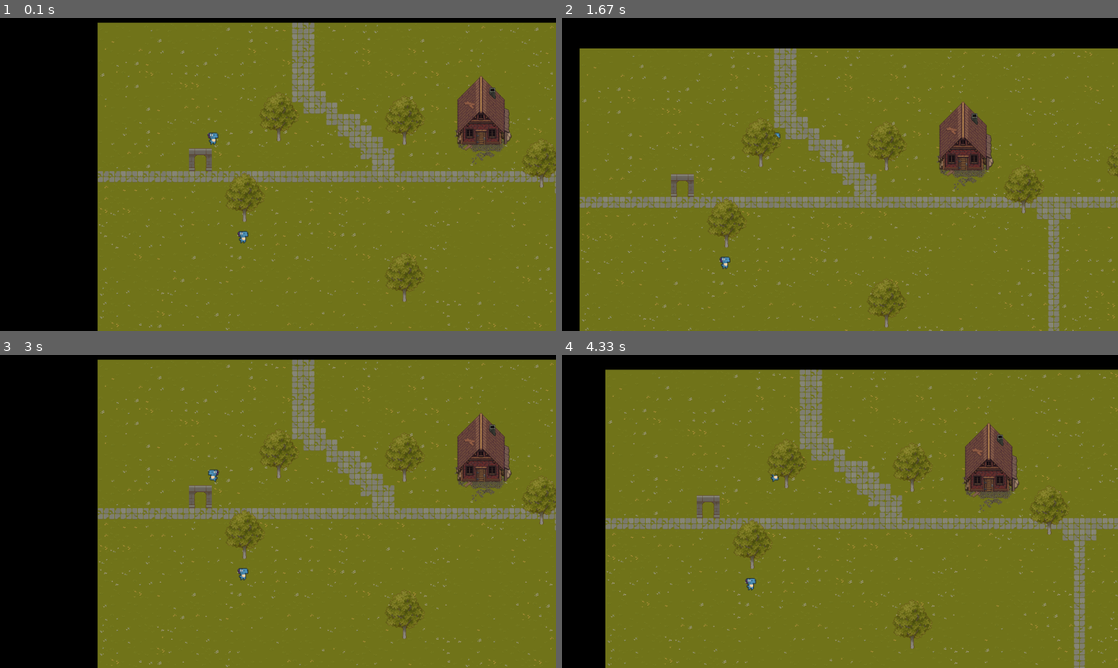
Above: before the commit, frames 1-4 (two rows, left to right).
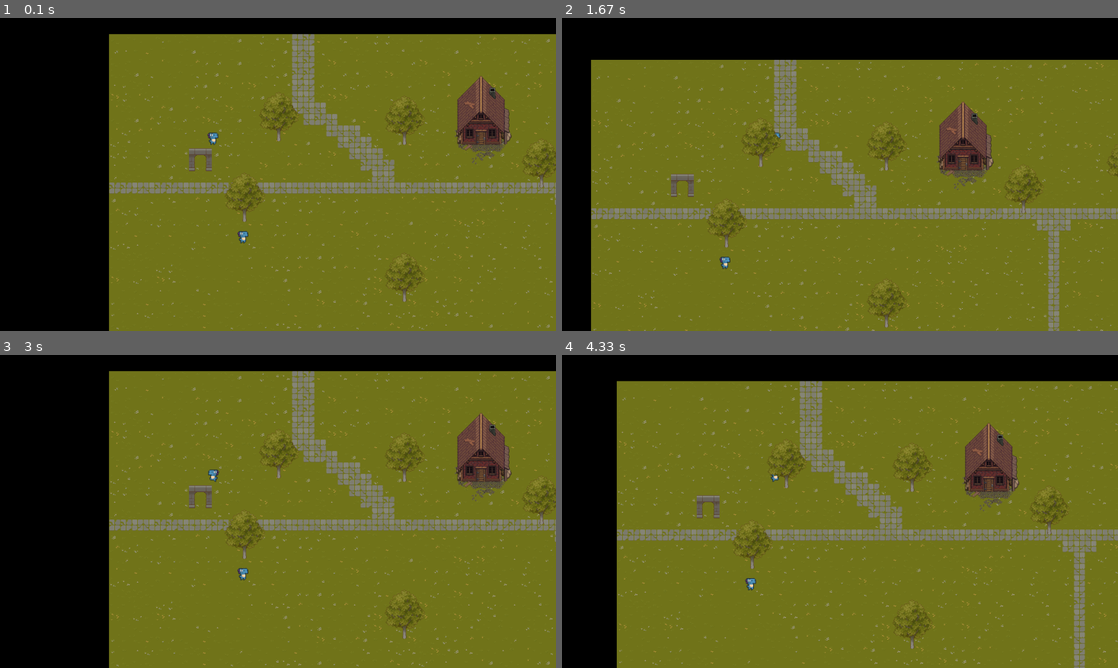
Above: after the commit, the same moments.

Repository: Daniel-343/Pygame_project
Game: pygame game, started from main.py
The game is run twice, just before and just after one commit, with the same random seed, the same clock (stepped at 60 frames per second) and the same inputs.
Inputs:
- Up to frame 1 (0.1 s): no input
- Up to frame 2 (1.67 s): hold Right 0.33-0.8 s; hold Up 0.83-1.13 s; hold Right 1.17-1.63 s
- Up to frame 3 (3 s): hold Left 1.67-2.2 s; hold Down 2.23-2.53 s; hold Left 2.57-2.97 s
- Up to frame 4 (4.33 s): hold Up 3-3.37 s; hold Right 3.4-4.03 s; hold Down from 4.07 s (still down)

The runs differ from the first frame. In frame 1, 12% of the frame differs, in the area x 17-100%, y 1-100%; in frame 2, 13%; in frame 3, 12%; in frame 4, 13%, in the area x 7-100%, y 4-100%.

Commit message:
refactor routes

Diff:
--- a/game_data/RouteProvider.py
+++ b/game_data/RouteProvider.py
@@ -2,6 +2,5 @@
 
 
 def get_route_by_name(route_name, object_type):
-    print(route_name, object_type)
     with open("game_data/routes.json", 'r') as file:
         return json.load(file)["routeData"][object_type][route_name]
--- a/game_data/map_data/main_map.json
+++ b/game_data/map_data/main_map.json
@@ -1,44 +1,46 @@
 {
   "map_layout": [
-    "gggggggggggggggggssggggggggggggggggggggggggggggggggggggggggggggg",
-    "gggggggggggggggggssggggggggggggggggggggggggggggggggggggggggggggg",
-    "gggggggggggggggggssggggggggggggggggggggggggggggggggggggggggggggg",
-    "gggggggggggggggggssggggggggggggggggggggggggggggggggggggggggggggg",
-    "gggggggggggggggggssggggggggggggggggggggggggggggggggggggggggggggg",
-    "gggggggggggggggggssggggggggggggggggggggggggggggggggggggggggggggg",
-    "gggggggggggggggggsssgggggggggggggggggggggggggggggggggggggggggggg",
-    "ggggggggggggggggggsssggggggggggggggggggggggggggggggggggggggggggg",
-    "ggggggggggggggggggggsssggggggggggggggggggggggggggggggggggggggggg",
-    "gggggggggggggggggggggsssgggggggggggggggggggggggggggggggggggggggg",
-    "ggggggggggggggggggggggsssggggggggggggggggggggggggggggggggggggggg",
-    "gggggggggggggggggggggggsssgggggggggggggggggggggggggggggggggggggg",
-    "ggggggggggggggggggggggggssgggggggggggggggggggggggggggggggggggggg",
-    "ssssssssssssssssssssssssssssssssssssssssssssssssssssssssssssssss",
-    "ggggggggggggggggggggggggggggggggggggggggsssggggggggggggggggggggg",
-    "gggggggggggggggggggggggggggggggggggggggggsgggggggggggggggggggggg",
-    "gggggggggggggggggggggggggggggggggggggggggsgggggggggggggggggggggg",
-    "gggggggggggggggggggggggggggggggggggggggggsgggggggggggggggggggggg",
-    "gggggggggggggggggggggggggggggggggggggggggsgggggggggggggggggggggg",
-    "gggggggggggggggggggggggggggggggggggggggggsgggggggggggggggggggggg",
-    "gggggggggggggggggggggggggggggggggggggggggsgggggggggggggggggggggg",
-    "gggggggggggggggggggggggggggggggggggggggggsgggggggggggggggggggggg",
-    "gggggggggggggggggggggggggggggggggggggggggsgggggggggggggggggggggg",
-    "gggggggggggggggggggggggggggggggggggggggggsgggggggggggggggggggggg",
-    "gggggggggggggggggggggggggggggggggggggggggsgggggggggggggggggggggg",
-    "gggggggggggggggggggggggggggggggggggggggggsgggggggggggggggggggggg",
-    "gggggggggggggggggggggggggggggggggggggggggsgggggggggggggggggggggg",
-    "gggggggggggggggggggggggggggggggggggggggggsgggggggggggggggggggggg",
-    "gggggggggggggggggggggggggggggggggggggggggsgggggggggggggggggggggg",
-    "gggggggggggggggggggggggggggggggggggggggggsgggggggggggggggggggggg",
-    "gggggggggggggggggggggggggggggggggggggggggsgggggggggggggggggggggg",
-    "gggggggggggggggggggggggggggggggggggggggggsgggggggggggggggggggggg",
-    "gggggggggggggggggggggggggggggggggggggggggsgggggggggggggggggggggg",
-    "gggggggggggggggggggggggggggggggggggggggggsgggggggggggggggggggggg",
-    "gggggggggggggggggggggggggggggggggggggggggsgggggggggggggggggggggg",
-    "gggggggggggggggggggggggggggggggggggggggggsgggggggggggggggggggggg",
-    "gggggggggggggggggggggggggggggggggggggggggsgggggggggggggggggggggg",
-    "gggggggggggggggggggggggggggggggggggggggggsgggggggggggggggggggggg",
-    "gggggggggggggggggggggggggggggggggggggggggsgggggggggggggggggggggg",
-    "gggggggggggggggggggggggggggggggggggggggggsgggggggggggggggggggggg"
+    "bbbbbbbbbbbbbbbbbbbbbbbbbbbbbbbbbbbbbbbbbbbbbbbbbbbbbbbbbbbbbbbb",
+    "bggggggggggggggggssggggggggggggggggggggggggggggggggggggggggggggb",
+    "bggggggggggggggggssggggggggggggggggggggggggggggggggggggggggggggb",
+    "bggggggggggggggggssggggggggggggggggggggggggggggggggggggggggggggb",
+    "bggggggggggggggggssggggggggggggggggggggggggggggggggggggggggggggb",
+    "bggggggggggggggggssggggggggggggggggggggggggggggggggggggggggggggb",
+    "bggggggggggggggggssggggggggggggggggggggggggggggggggggggggggggggb",
+    "bggggggggggggggggsssgggggggggggggggggggggggggggggggggggggggggggb",
+    "bgggggggggggggggggsssggggggggggggggggggggggggggggggggggggggggggb",
+    "bgggggggggggggggggggsssggggggggggggggggggggggggggggggggggggggggb",
+    "bggggggggggggggggggggsssgggggggggggggggggggggggggggggggggggggggb",
+    "bgggggggggggggggggggggsssggggggggggggggggggggggggggggggggggggggb",
+    "bggggggggggggggggggggggsssgggggggggggggggggggggggggggggggggggggb",
+    "bgggggggggggggggggggggggssgggggggggggggggggggggggggggggggggggggb",
+    "bssssssssssssssssssssssssssssssssssssssssssssssssssssssssssssssb",
+    "bgggggggggggggggggggggggggggggggggggggggsssggggggggggggggggggggb",
+    "bggggggggggggggggggggggggggggggggggggggggsgggggggggggggggggggggb",
+    "bggggggggggggggggggggggggggggggggggggggggsgggggggggggggggggggggb",
+    "bggggggggggggggggggggggggggggggggggggggggsgggggggggggggggggggggb",
+    "bggggggggggggggggggggggggggggggggggggggggsgggggggggggggggggggggb",
+    "bggggggggggggggggggggggggggggggggggggggggsgggggggggggggggggggggb",
+    "bggggggggggggggggggggggggggggggggggggggggsgggggggggggggggggggggb",
+    "bggggggggggggggggggggggggggggggggggggggggsgggggggggggggggggggggb",
+    "bggggggggggggggggggggggggggggggggggggggggsgggggggggggggggggggggb",
+    "bggggggggggggggggggggggggggggggggggggggggsgggggggggggggggggggggb",
+    "bggggggggggggggggggggggggggggggggggggggggsgggggggggggggggggggggb",
+    "bggggggggggggggggggggggggggggggggggggggggsgggggggggggggggggggggb",
+    "bggggggggggggggggggggggggggggggggggggggggsgggggggggggggggggggggb",
+    "bggggggggggggggggggggggggggggggggggggggggsgggggggggggggggggggggb",
+    "bggggggggggggggggggggggggggggggggggggggggsgggggggggggggggggggggb",
+    "bggggggggggggggggggggggggggggggggggggggggsgggggggggggggggggggggb",
+    "bggggggggggggggggggggggggggggggggggggggggsgggggggggggggggggggggb",
+    "bggggggggggggggggggggggggggggggggggggggggsgggggggggggggggggggggb",
+    "bggggggggggggggggggggggggggggggggggggggggsgggggggggggggggggggggb",
+    "bggggggggggggggggggggggggggggggggggggggggsgggggggggggggggggggggb",
+    "bggggggggggggggggggggggggggggggggggggggggsgggggggggggggggggggggb",
+    "bggggggggggggggggggggggggggggggggggggggggsgggggggggggggggggggggb",
+    "bggggggggggggggggggggggggggggggggggggggggsgggggggggggggggggggggb",
+    "bggggggggggggggggggggggggggggggggggggggggsgggggggggggggggggggggb",
+    "bggggggggggggggggggggggggggggggggggggggggsgggggggggggggggggggggb",
+    "bggggggggggggggggggggggggggggggggggggggggsgggggggggggggggggggggb",
+    "bbbbbbbbbbbbbbbbbbbbbbbbbbbbbbbbbbbbbbbbbbbbbbbbbbbbbbbbbbbbbbbb"
   ]
 }
--- a/game_data/object_data/sprites/player.json
+++ b/game_data/object_data/sprites/player.json
@@ -1,6 +1,6 @@
 {
   "spriteData": {
-    "sheet": "resources/DinoSprites - doux.png",
+    "sheet": "assets/DinoSprites - doux.png",
     "speed": 2,
     "collision_areas": [
       {
--- a/game_data/object_data/structures/house.json
+++ b/game_data/object_data/structures/house.json
@@ -1,7 +1,7 @@
 {
   "structureData": {
     "name": "house",
-    "sheet": "resources/houses.png",
+    "sheet": "assets/houses.png",
     "width": 160,
     "height": 256,
     "x_frame": 0,
--- a/game_data/object_data/structures/stone_arch.json
+++ b/game_data/object_data/structures/stone_arch.json
@@ -1,7 +1,7 @@
 {
   "structureData": {
     "name": "stone arch",
-    "sheet": "resources/stone_structure_tileset.png",
+    "sheet": "assets/stone_structure_tileset.png",
     "width": 64,
     "height": 64,
     "x_frame": 0,
--- a/game_data/object_data/structures/tree.json
+++ b/game_data/object_data/structures/tree.json
@@ -1,7 +1,7 @@
 {
   "structureData": {
     "name": "tree",
-    "sheet": "resources/plant_tileset.png",
+    "sheet": "assets/plant_tileset.png",
     "width": 116,
     "height": 142,
     "x_frame": 0,
--- a/main.py
+++ b/main.py
@@ -17,7 +17,6 @@
                               self.area_entry_point_x)
         while current_scene:
             scene_data = current_scene.show_scene()
-            print(scene_data)
             self.area_entry_point_y = scene_data["area_entry_point_y"]
             self.area_entry_point_x = scene_data["area_entry_point_x"]
             current_scene = self.get_scene_by_name(scene_data["destination"])
--- a/map/MapProvider.py
+++ b/map/MapProvider.py
@@ -11,9 +11,9 @@
         self.map_height = len(map_layout)
         self.tile_size = tile_size
         self.map_layout = map_layout
-        self.grass_sheet = pygame.image.load("./resources/grass_tileset.png").convert_alpha()
-        self.wall_sheet = pygame.image.load("./resources/wall_tileset.png").convert_alpha()
-        self.floor_sheet = pygame.image.load("./resources/floor_and_deoratives.png").convert_alpha()
+        self.grass_sheet = pygame.image.load("./assets/grass_tileset.png").convert_alpha()
+        self.wall_sheet = pygame.image.load("./assets/wall_tileset.png").convert_alpha()
+        self.floor_sheet = pygame.image.load("./assets/floor_and_deoratives.png").convert_alpha()
         self.black_tile = pygame.Surface((32, 32)).convert_alpha()
 
     def generate_map(self):
@@ -39,7 +39,7 @@
                 image = self.black_tile
                 collision = True
             case _:
-                image = pygame.image.load("./resources/brick_wall_32.png").convert_alpha()
+                image = pygame.image.load("./assets/brick_wall_32.png").convert_alpha()
         return Tile(image, initial_position_x, initial_position_y, collision)
 
     def get_image(self, frame, sheet, width, height, scale, colour, direction):
Renamed: resources/DinoSprites - doux.png -> assets/DinoSprites - doux.png
Renamed: resources/brick_wall_32.png -> assets/brick_wall_32.png
Renamed: resources/dirt_32.png -> assets/dirt_32.png
Renamed: resources/floor_and_deoratives.png -> assets/floor_and_deoratives.png
Renamed: resources/grass_tileset.png -> assets/grass_tileset.png
Renamed: resources/houses.png -> assets/houses.png
Renamed: resources/plant_tileset.png -> assets/plant_tileset.png
Renamed: resources/stone_structure_tileset.png -> assets/stone_structure_tileset.png
Renamed: resources/wall_tileset.png -> assets/wall_tileset.png
